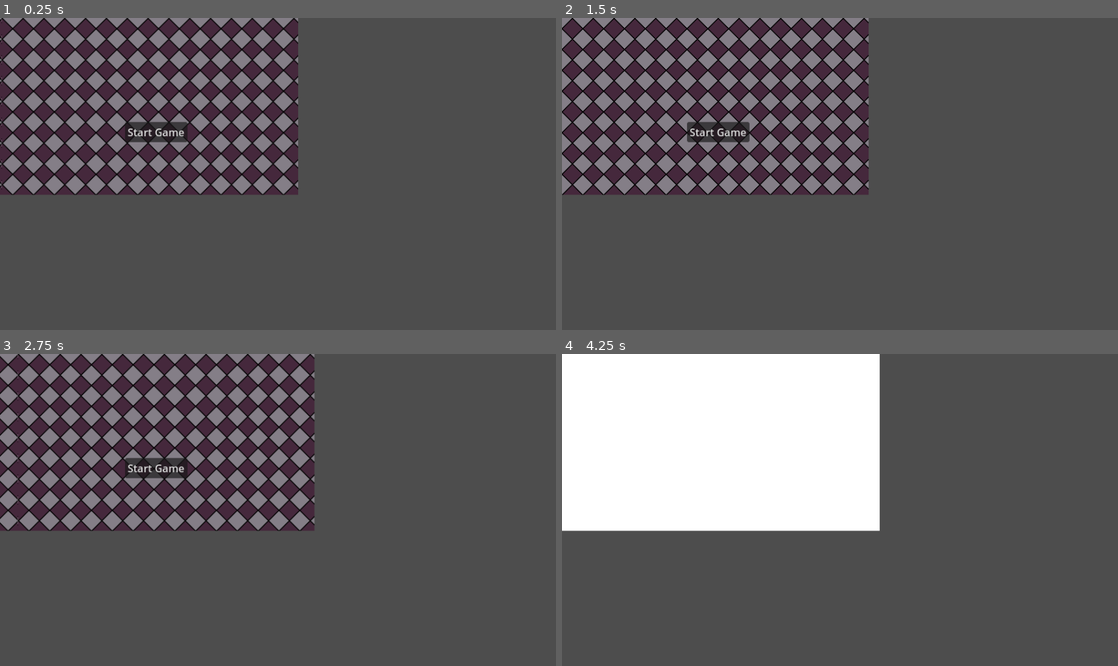
Above: before the commit, frames 1-4 (two rows, left to right).
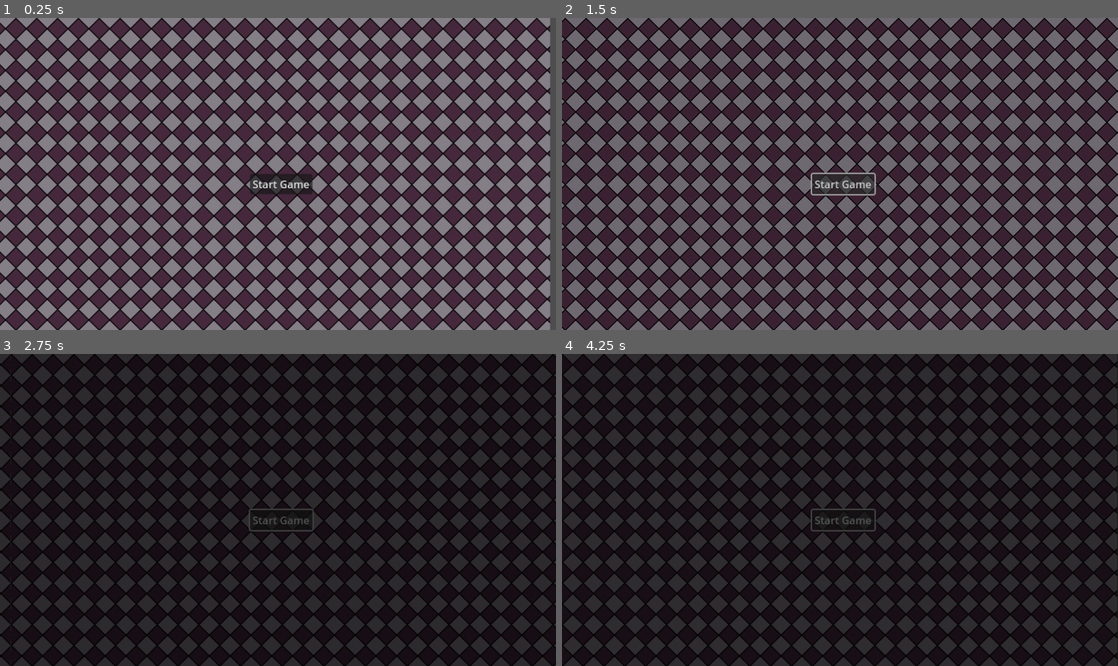
Above: after the commit, the same moments.

Repository: LydiaV2001/GMTK2024
Game: Godot game, scene res://scenes/title.tscn
Same seed, same stepped clock (60 frames per second), same inputs: the game is played once before the commit and once after it. This scene is started directly instead of the project's main scene.
Inputs:
- Up to frame 1 (0.25 s): no input
- Up to frame 2 (1.5 s): click "Start Game" at 0.5 s; click "Start Game" at 1.25 s
- Up to frame 3 (2.75 s): click "Start Game" at 2 s
- Up to frame 4 (4.25 s): tap Enter at 3.5 s

The runs differ from the first frame. In frame 1, 84% of the frame differs, in the area x 0-99%, y 0-100%; in frame 2, 85%; in frame 3, 95%; in frame 4, 100%, in the area x 0-100%, y 0-100%.

Commit message:
Title screen stuff

Diff:
--- a/project.godot
+++ b/project.godot
@@ -44,93 +44,6 @@
 
 project/assembly_name="GMTK2024"
 
-[input]
-
-ui_left={
-"deadzone": 0.5,
-"events": [Object(InputEventKey,"resource_local_to_scene":false,"resource_name":"","device":0,"window_id":0,"alt_pressed":false,"shift_pressed":false,"ctrl_pressed":false,"meta_pressed":false,"pressed":false,"keycode":4194319,"physical_keycode":0,"key_label":0,"unicode":0,"location":0,"echo":false,"script":null)
-, Object(InputEventJoypadButton,"resource_local_to_scene":false,"resource_name":"","device":0,"button_index":13,"pressure":0.0,"pressed":false,"script":null)
-, Object(InputEventJoypadMotion,"resource_local_to_scene":false,"resource_name":"","device":0,"axis":0,"axis_value":-1.0,"script":null)
-, Object(InputEventKey,"resource_local_to_scene":false,"resource_name":"","device":-1,"window_id":0,"alt_pressed":false,"shift_pressed":false,"ctrl_pressed":false,"meta_pressed":false,"pressed":false,"keycode":0,"physical_keycode":65,"key_label":0,"unicode":97,"location":0,"echo":false,"script":null)
-]
-}
-ui_right={
-"deadzone": 0.5,
-"events": [Object(InputEventKey,"resource_local_to_scene":false,"resource_name":"","device":0,"window_id":0,"alt_pressed":false,"shift_pressed":false,"ctrl_pressed":false,"meta_pressed":false,"pressed":false,"keycode":4194321,"physical_keycode":0,"key_label":0,"unicode":0,"location":0,"echo":false,"script":null)
-, Object(InputEventJoypadButton,"resource_local_to_scene":false,"resource_name":"","device":0,"button_index":14,"pressure":0.0,"pressed":false,"script":null)
-, Object(InputEventJoypadMotion,"resource_local_to_scene":false,"resource_name":"","device":0,"axis":0,"axis_value":1.0,"script":null)
-, Object(InputEventKey,"resource_local_to_scene":false,"resource_name":"","device":-1,"window_id":0,"alt_pressed":false,"shift_pressed":false,"ctrl_pressed":false,"meta_pressed":false,"pressed":false,"keycode":0,"physical_keycode":68,"key_label":0,"unicode":100,"location":0,"echo":false,"script":null)
-]
-}
-ui_up={
-"deadzone": 0.5,
-"events": [Object(InputEventKey,"resource_local_to_scene":false,"resource_name":"","device":0,"window_id":0,"alt_pressed":false,"shift_pressed":false,"ctrl_pressed":false,"meta_pressed":false,"pressed":false,"keycode":4194320,"physical_keycode":0,"key_label":0,"unicode":0,"location":0,"echo":false,"script":null)
-, Object(InputEventJoypadButton,"resource_local_to_scene":false,"resource_name":"","device":0,"button_index":11,"pressure":0.0,"pressed":false,"script":null)
-, Object(InputEventJoypadMotion,"resource_local_to_scene":false,"resource_name":"","device":0,"axis":1,"axis_value":-1.0,"script":null)
-, Object(InputEventKey,"resource_local_to_scene":false,"resource_name":"","device":-1,"window_id":0,"alt_pressed":false,"shift_pressed":false,"ctrl_pressed":false,"meta_pressed":false,"pressed":false,"keycode":0,"physical_keycode":87,"key_label":0,"unicode":119,"location":0,"echo":false,"script":null)
-]
-}
-ui_down={
-"deadzone": 0.5,
-"events": [Object(InputEventKey,"resource_local_to_scene":false,"resource_name":"","device":0,"window_id":0,"alt_pressed":false,"shift_pressed":false,"ctrl_pressed":false,"meta_pressed":false,"pressed":false,"keycode":4194322,"physical_keycode":0,"key_label":0,"unicode":0,"location":0,"echo":false,"script":null)
-, Object(InputEventJoypadButton,"resource_local_to_scene":false,"resource_name":"","device":0,"button_index":12,"pressure":0.0,"pressed":false,"script":null)
-, Object(InputEventJoypadMotion,"resource_local_to_scene":false,"resource_name":"","device":0,"axis":1,"axis_value":1.0,"script":null)
-, Object(InputEventKey,"resource_local_to_scene":false,"resource_name":"","device":-1,"window_id":0,"alt_pressed":false,"shift_pressed":false,"ctrl_pressed":false,"meta_pressed":false,"pressed":false,"keycode":0,"physical_keycode":83,"key_label":0,"unicode":115,"location":0,"echo":false,"script":null)
-]
-}
-move_left={
-"deadzone": 0.5,
-"events": [Object(InputEventKey,"resource_local_to_scene":false,"resource_name":"","device":-1,"window_id":0,"alt_pressed":false,"shift_pressed":false,"ctrl_pressed":false,"meta_pressed":false,"pressed":false,"keycode":0,"physical_keycode":65,"key_label":0,"unicode":97,"location":0,"echo":false,"script":null)
-]
-}
-move_right={
-"deadzone": 0.5,
-"events": [Object(InputEventKey,"resource_local_to_scene":false,"resource_name":"","device":-1,"window_id":0,"alt_pressed":false,"shift_pressed":false,"ctrl_pressed":false,"meta_pressed":false,"pressed":false,"keycode":0,"physical_keycode":68,"key_label":0,"unicode":100,"location":0,"echo":false,"script":null)
-]
-}
-move_up={
-"deadzone": 0.5,
-"events": [Object(InputEventKey,"resource_local_to_scene":false,"resource_name":"","device":-1,"window_id":0,"alt_pressed":false,"shift_pressed":false,"ctrl_pressed":false,"meta_pressed":false,"pressed":false,"keycode":0,"physical_keycode":87,"key_label":0,"unicode":119,"location":0,"echo":false,"script":null)
-]
-}
-move_down={
-"deadzone": 0.5,
-"events": [Object(InputEventKey,"resource_local_to_scene":false,"resource_name":"","device":-1,"window_id":0,"alt_pressed":false,"shift_pressed":false,"ctrl_pressed":false,"meta_pressed":false,"pressed":false,"keycode":0,"physical_keycode":83,"key_label":0,"unicode":115,"location":0,"echo":false,"script":null)
-]
-}
-block_left={
-"deadzone": 0.5,
-"events": [Object(InputEventKey,"resource_local_to_scene":false,"resource_name":"","device":-1,"window_id":0,"alt_pressed":false,"shift_pressed":false,"ctrl_pressed":false,"meta_pressed":false,"pressed":false,"keycode":0,"physical_keycode":4194319,"key_label":0,"unicode":0,"location":0,"echo":false,"script":null)
-]
-}
-block_right={
-"deadzone": 0.5,
-"events": [Object(InputEventKey,"resource_local_to_scene":false,"resource_name":"","device":-1,"window_id":0,"alt_pressed":false,"shift_pressed":false,"ctrl_pressed":false,"meta_pressed":false,"pressed":false,"keycode":0,"physical_keycode":4194321,"key_label":0,"unicode":0,"location":0,"echo":false,"script":null)
-]
-}
-block_up={
-"deadzone": 0.5,
-"events": [Object(InputEventKey,"resource_local_to_scene":false,"resource_name":"","device":-1,"window_id":0,"alt_pressed":false,"shift_pressed":false,"ctrl_pressed":false,"meta_pressed":false,"pressed":false,"keycode":0,"physical_keycode":4194320,"key_label":0,"unicode":0,"location":0,"echo":false,"script":null)
-]
-}
-block_down={
-"deadzone": 0.5,
-"events": [Object(InputEventKey,"resource_local_to_scene":false,"resource_name":"","device":-1,"window_id":0,"alt_pressed":false,"shift_pressed":false,"ctrl_pressed":false,"meta_pressed":false,"pressed":false,"keycode":0,"physical_keycode":4194322,"key_label":0,"unicode":0,"location":0,"echo":false,"script":null)
-]
-}
-rotate_left={
-"deadzone": 0.5,
-"events": [Object(InputEventKey,"resource_local_to_scene":false,"resource_name":"","device":-1,"window_id":0,"alt_pressed":false,"shift_pressed":false,"ctrl_pressed":false,"meta_pressed":false,"pressed":false,"keycode":0,"physical_keycode":81,"key_label":0,"unicode":113,"location":0,"echo":false,"script":null)
-, Object(InputEventMouseButton,"resource_local_to_scene":false,"resource_name":"","device":-1,"window_id":0,"alt_pressed":false,"shift_pressed":false,"ctrl_pressed":false,"meta_pressed":false,"button_mask":0,"position":Vector2(0, 0),"global_position":Vector2(0, 0),"factor":1.0,"button_index":1,"canceled":false,"pressed":false,"double_click":false,"script":null)
-]
-}
-rotate_right={
-"deadzone": 0.5,
-"events": [Object(InputEventKey,"resource_local_to_scene":false,"resource_name":"","device":-1,"window_id":0,"alt_pressed":false,"shift_pressed":false,"ctrl_pressed":false,"meta_pressed":false,"pressed":false,"keycode":0,"physical_keycode":69,"key_label":0,"unicode":101,"location":0,"echo":false,"script":null)
-, Object(InputEventMouseButton,"resource_local_to_scene":false,"resource_name":"","device":-1,"window_id":0,"alt_pressed":false,"shift_pressed":false,"ctrl_pressed":false,"meta_pressed":false,"button_mask":0,"position":Vector2(0, 0),"global_position":Vector2(0, 0),"factor":1.0,"button_index":2,"canceled":false,"pressed":false,"double_click":false,"script":null)
-]
-}
-
 [rendering]
 
 renderer/rendering_method="gl_compatibility"
--- a/scenes/title.tscn
+++ b/scenes/title.tscn
@@ -8,13 +8,27 @@
 [node name="Title" type="Node2D"]
 script = ExtResource("1_ooxgh")
 
+[node name="ColorRect" type="ColorRect" parent="."]
+z_index = 1
+offset_right = 872.0
+offset_bottom = 504.0
+color = Color(0, 0, 0, 0)
+script = ExtResource("4_inpn8")
+
+[node name="Timer" type="Timer" parent="ColorRect"]
+wait_time = 3.0
+one_shot = true
+autostart = true
+
 [node name="CanvasGroup" type="CanvasGroup" parent="."]
 texture_repeat = 2
 position = Vector2(192, 160)
 
 [node name="Button" type="Button" parent="CanvasGroup"]
-offset_right = 8.0
-offset_bottom = 8.0
+offset_left = 192.0
+offset_top = 80.0
+offset_right = 288.0
+offset_bottom = 111.0
 text = "Start Game"
 
 [node name="ParallaxBackground" type="ParallaxBackground" parent="CanvasGroup"]
@@ -27,18 +41,8 @@
 [node name="Sprite2D" type="Sprite2D" parent="CanvasGroup/ParallaxBackground/ParallaxLayer"]
 texture_filter = 2
 texture_repeat = 2
-position = Vector2(228, 120)
+position = Vector2(416, 240)
 texture = ExtResource("3_efgg3")
 
-[node name="ColorRect" type="ColorRect" parent="."]
-offset_right = 488.0
-offset_bottom = 272.0
-color = Color(0, 0, 0, 0)
-script = ExtResource("4_inpn8")
-
-[node name="Timer" type="Timer" parent="ColorRect"]
-wait_time = 3.0
-one_shot = true
-autostart = true
-
+[connection signal="on_fade_out" from="ColorRect" to="." method="_on_color_rect_on_fade_out"]
 [connection signal="timeout" from="ColorRect/Timer" to="ColorRect" method="_on_timer_timeout"]
--- a/scripts/title_scripts/fade_controller.gd
+++ b/scripts/title_scripts/fade_controller.gd
@@ -3,7 +3,11 @@
 
 var timer
 
+var fade_in = false;
+var fade_out = false;
 
+signal on_fade_out;
+signal on_fade_in;
 
 # Called when the node enters the scene tree for the first time.
 func _ready() -> void:
@@ -13,20 +17,30 @@
 
 # Called every frame. 'delta' is the elapsed time since the previous frame.
 func _process(delta: float) -> void:
-	#color = Color(1, 1, 1, 1 * (timer.wait_time - timer.time_left))
+	if fade_in:
+		color = Color(0, 0, 0, 1 * timer.time_left)
+	elif fade_out:
+		color = Color(0, 0, 0, 1 * (timer.wait_time - timer.time_left))
 
+
+func start_fade_in() -> void:
+	fade_in = true;
+	timer.start(1);
 	pass
 
-func _start_fade_out() -> void:
-
-	while(color.a < 1):
-		color = Color(1, 1, 1, 1 * (timer.wait_time - timer.time_left))
-		pass
-	# new instance of timer
-	#var fade_time = Timer.new()
-	#self.add_child(fade_time)
+func start_fade_out() -> void:
+	fade_out = true;
+	timer.start();
+	pass
 
 # this starts the fading
 func _on_timer_timeout() -> void:
-	_start_fade_out()
-	print("timeout!!!")
+	if fade_in:
+		on_fade_in.emit();
+	elif fade_out:
+		on_fade_out.emit();
+
+
+	# reset variables
+	fade_in = false;
+	fade_out = false;
--- a/scripts/title_scripts/title.gd
+++ b/scripts/title_scripts/title.gd
@@ -4,15 +4,22 @@
 var button
 
 var main_scene = preload("res://scenes/main.tscn")
+var fader
 
 # Called when the node enters the scene tree for the first time.
 func _ready() -> void:
+	fader = $ColorRect #$ColorRect;
 	var button = $CanvasGroup/Button
 	button.pressed.connect(self._button_pressed)
 	pass # Replace with function body.
 
 # Loads the main scene.
 func _button_pressed() -> void:
-	var instance = main_scene.instantiate();
-	add_child(instance);
-	self.queue_free();
+	fader.start_fade_out();
+
+
+func _on_color_rect_on_fade_out() -> void:
+	var scene = main_scene.instantiate();
+	add_child(scene);
+	queue_free()
+	pass # Replace with function body.
Binary file changed: assets/title_placeholders/titled.png
